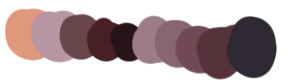
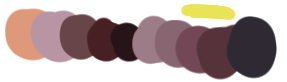
Layered file, before and after one edit (287 x 82). Changes by layer:
painted on "pallet Copy" over [181, 4, 236, 20]
